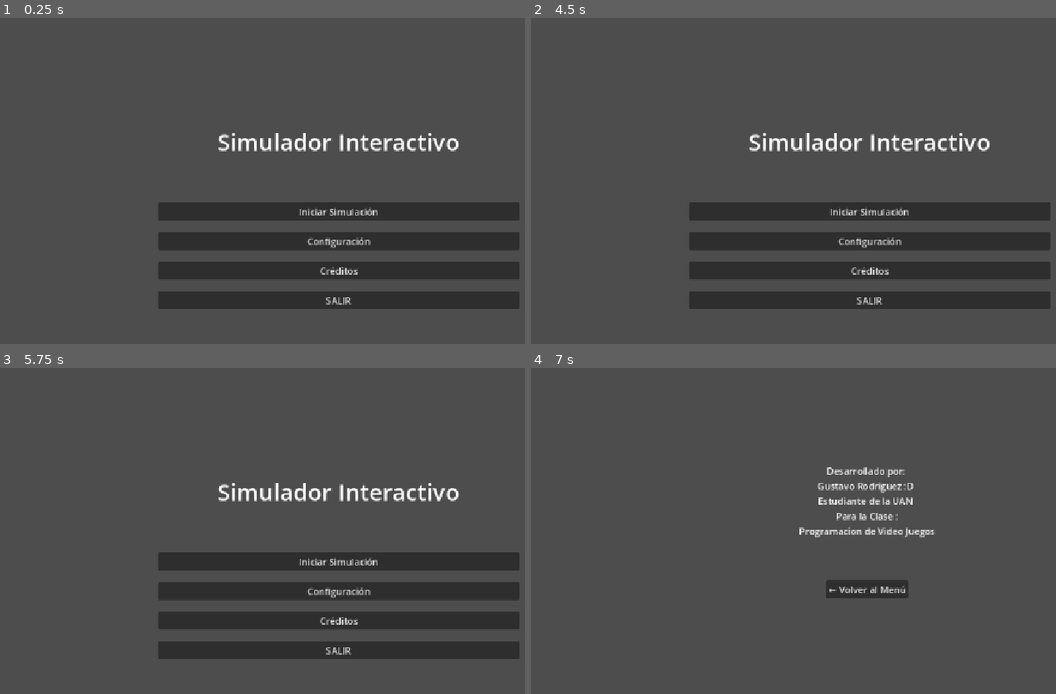
Above: before the commit, frames 1-4 (two rows, left to right).
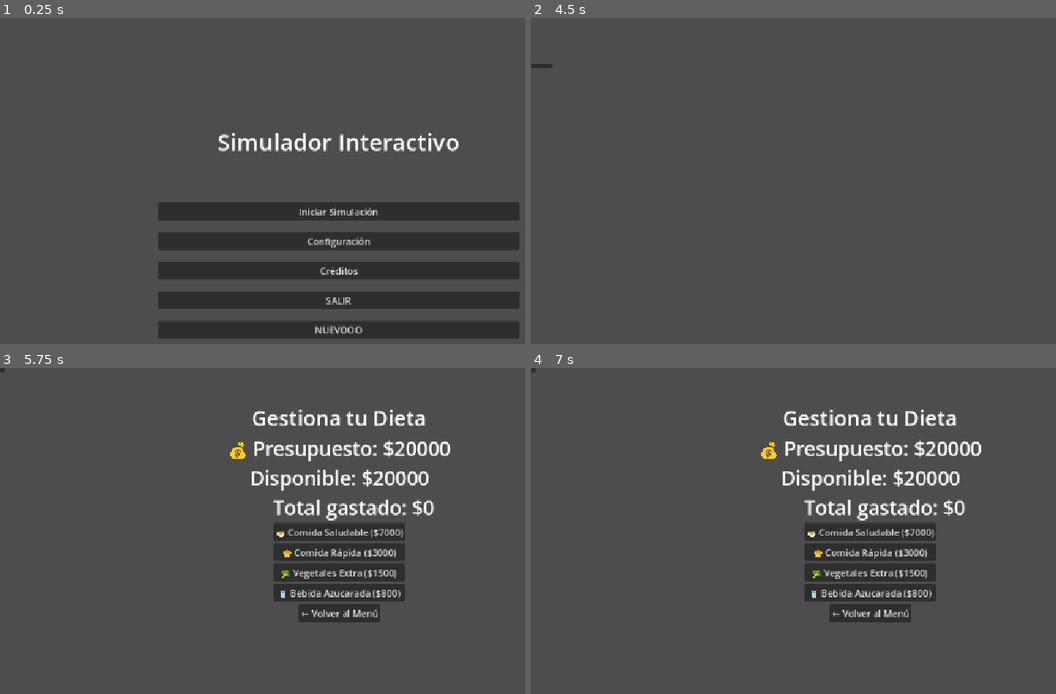
Above: after the commit, the same moments.

Repository: gustavo27715/taller1
Game: Godot game, scene res://src/core/main_app.tscn
The game is run twice, just before and just after one commit, with the same random seed, the same clock (stepped at 60 frames per second) and the same inputs.
Inputs (mouse positions are in pixels of both pictures, inside the frame that each line leads up to; where the layout moved, square brackets give the same spot in the first picture):
- Up to frame 1 (0.25 s): no input
- Up to frame 2 (4.5 s): click (872, 330) at 0.5 s, where only the run after the commit has a clickable "NUEVOOO"; click (861, 229) at 1.25 s, where only the run after the commit has a clickable "VOLVER"; click "Iniciar Simulación" at 2 s; click "← Volver al Menú" at 2.75 s; click "Iniciar Simulación" at 3.5 s; click (531, 21) [872, 262] at 4.25 s
- Up to frame 3 (5.75 s): click (10, 416) at 5.02 s
- Up to frame 4 (7 s): click (531, 371) at 5.77 s; click (541, 416) [872, 622] at 6.5 s

The runs differ from the first frame. In frame 1, 3.4% of the frame differs, in the area x 30-99%, y 93-99%; in frame 2, 15%; in frame 3, 20%, in the area x 0-99%, y 0-90%; in frame 4, 9.3%.
Error after the commit: Trying to assign value of type 'Label' to a variable of type 'Button'. (res://src/scenes/buying_process/purchase_invoice.gd:5)

Commit message:
feat: add gamification minigame and coupon reward system

Diff:
--- a/project.godot
+++ b/project.godot
@@ -25,6 +25,21 @@
 window/stretch/mode="canvas_items"
 window/stretch/aspect="expand"
 
+[input]
+
+move_left={
+"deadzone": 0.2,
+"events": [Object(InputEventKey,"resource_local_to_scene":false,"resource_name":"","device":-1,"window_id":0,"alt_pressed":false,"shift_pressed":false,"ctrl_pressed":false,"meta_pressed":false,"pressed":false,"keycode":0,"physical_keycode":4194319,"key_label":0,"unicode":0,"location":0,"echo":false,"script":null)
+, Object(InputEventKey,"resource_local_to_scene":false,"resource_name":"","device":-1,"window_id":0,"alt_pressed":false,"shift_pressed":false,"ctrl_pressed":false,"meta_pressed":false,"pressed":false,"keycode":0,"physical_keycode":65,"key_label":0,"unicode":97,"location":0,"echo":false,"script":null)
+]
+}
+move_right={
+"deadzone": 0.2,
+"events": [Object(InputEventKey,"resource_local_to_scene":false,"resource_name":"","device":-1,"window_id":0,"alt_pressed":false,"shift_pressed":false,"ctrl_pressed":false,"meta_pressed":false,"pressed":false,"keycode":0,"physical_keycode":4194321,"key_label":0,"unicode":0,"location":0,"echo":false,"script":null)
+, Object(InputEventKey,"resource_local_to_scene":false,"resource_name":"","device":-1,"window_id":0,"alt_pressed":false,"shift_pressed":false,"ctrl_pressed":false,"meta_pressed":false,"pressed":false,"keycode":0,"physical_keycode":68,"key_label":0,"unicode":100,"location":0,"echo":false,"script":null)
+]
+}
+
 [physics]
 
 3d/physics_engine="Jolt Physics"
--- a/src/core/event_bus.gd
+++ b/src/core/event_bus.gd
@@ -5,4 +5,5 @@
 signal base_selected(base_name: String)
 signal item_added(item_id: String)
 signal total_changed(new_total: int)
-signal budget_changed(remaining: int)   # ← ¿Existe?
+signal budget_changed(remaining: int)
+signal coupon_obtained(coupon: Dictionary)   # ← NUEVA
--- a/src/core/global_manager.gd
+++ b/src/core/global_manager.gd
@@ -15,11 +15,13 @@
 	"item_2": 0
 }
 
+var coupons: Array[Dictionary] = []
 var current_total: int = 0
 var monthly_budget: int = 20000      # 💰 Presupuesto mensual
 var remaining_budget: int = 20000    # 💰 Presupuesto restante
 
 func _ready() -> void:
+	EventBus.coupon_obtained.connect(_on_coupon_obtained)
 	EventBus.base_selected.connect(_on_base_selected)
 	EventBus.item_added.connect(_on_item_added)
 	_update_total()
@@ -34,6 +36,10 @@
 	selection[item_id] += 1
 	_update_total()
 
+func _on_coupon_obtained(coupon: Dictionary) -> void:
+	print("Cupón obtenido: ", coupon)
+	coupons.append(coupon)
+
 func _update_total() -> void:
 	current_total = 0
 	current_total += selection["base_1"] * prices["base_1"]
--- a/src/scenes/simulation/step_1_base.tscn
+++ b/src/scenes/buying_process/buy_panel.tscn
@@ -1,14 +1,14 @@
 [gd_scene format=3 uid="uid://ncf52k0cd3fo"]
 
-[ext_resource type="Script" uid="uid://i2nf083o33s6" path="res://src/scenes/simulation/step_1_base.gd" id="1_vfrwq"]
-[ext_resource type="PackedScene" uid="uid://dxfon1g3qkegv" path="res://src/components/navigation/button_nav.tscn" id="2_4s1qs"]
+[ext_resource type="Script" uid="uid://i2nf083o33s6" path="res://src/scenes/buying_process/buy_panel.gd" id="1_wtrvc"]
+[ext_resource type="PackedScene" uid="uid://dxfon1g3qkegv" path="res://src/components/navigation/button_nav.tscn" id="2_a5yq5"]
 
-[node name="Step1Base" type="Control" unique_id=709630109]
+[node name="BuyPanel" type="Control" unique_id=709630109]
 layout_mode = 3
 anchors_preset = 0
 offset_right = 40.0
 offset_bottom = 40.0
-script = ExtResource("1_vfrwq")
+script = ExtResource("1_wtrvc")
 
 [node name="VBoxContainer" type="VBoxContainer" parent="." unique_id=1980330590]
 propagate_maximum_size = false
@@ -71,9 +71,14 @@
 text = "🥤 Bebida Azucarada ($800)
 "
 
-[node name="BtnVolver" parent="VBoxContainer" unique_id=1890956143 instance=ExtResource("2_4s1qs")]
+[node name="BtnVolver" parent="VBoxContainer" unique_id=1890956143 instance=ExtResource("2_a5yq5")]
 layout_mode = 2
 size_flags_horizontal = 4
 size_flags_vertical = 4
 text = "← Volver al Menú"
 target_scene = "uid://bkoyuq350gray"
+
+[node name="BtnContinue" parent="." unique_id=1488614578 instance=ExtResource("2_a5yq5")]
+layout_mode = 0
+anchors_preset = 0
+target_scene = "uid://bbmyhinsxqk5v"
--- /dev/null
+++ b/src/scenes/buying_process/coupon_event.tscn
@@ -0,0 +1,42 @@
+[gd_scene format=3 uid="uid://ciujhoaln7odh"]
+
+[ext_resource type="PackedScene" uid="uid://dxfon1g3qkegv" path="res://src/components/navigation/button_nav.tscn" id="1_ogcrn"]
+
+[node name="CouponEvent" type="Control" unique_id=2016714536]
+layout_mode = 3
+anchors_preset = 15
+anchor_right = 1.0
+anchor_bottom = 1.0
+grow_horizontal = 2
+grow_vertical = 2
+
+[node name="VBoxContainer" type="VBoxContainer" parent="." unique_id=829146367]
+layout_mode = 1
+anchors_preset = 8
+anchor_left = 0.5
+anchor_top = 0.5
+anchor_right = 0.5
+anchor_bottom = 0.5
+offset_left = -34.5
+offset_top = -60.0
+offset_right = 34.5
+offset_bottom = 60.0
+grow_horizontal = 2
+grow_vertical = 2
+
+[node name="LblTitle" type="Label" parent="VBoxContainer" unique_id=843133305]
+layout_mode = 2
+
+[node name="LblInfo" type="Label" parent="VBoxContainer" unique_id=1629211127]
+layout_mode = 2
+
+[node name="ButtonNav" parent="VBoxContainer" unique_id=1890956143 instance=ExtResource("1_ogcrn")]
+layout_mode = 2
+size_flags_horizontal = 4
+text = "INICIAR"
+target_scene = "uid://df2hj7vgkx6ds"
+
+[node name="ButtonNav2" parent="VBoxContainer" unique_id=852020741 instance=ExtResource("1_ogcrn")]
+layout_mode = 2
+text = "VOLVER"
+target_scene = "uid://bkoyuq350gray"
--- /dev/null
+++ b/src/scenes/buying_process/purchase_invoice.gd
@@ -0,0 +1,42 @@
+extends Control
+
+@onready var lbl_subtotal: Label = $VBoxContainer/LblSubtotal
+@onready var lbl_coupon: Label = $VBoxContainer/LblCoupon
+@onready var btn_confirm: Button = $VBoxContainer/BtnConfirm
+
+func _ready() -> void:
+	btn_confirm.pressed.connect(_on_confirm)
+	_update_invoice()
+
+func _on_confirm() -> void:
+	pass
+
+func _update_invoice() -> void:
+	var base_name: String = GlobalManager.selection["base"]
+	var item_1_quantity: int = GlobalManager.selection["item_1"]
+	var item_2_quantity: int = GlobalManager.selection["item_2"]
+
+	var base_price: int = GlobalManager.prices[base_name]
+	var item_1_price: int = GlobalManager.prices["item_1"]
+	var item_2_price: int = GlobalManager.prices["item_2"]
+
+	var item_1_total: int = item_1_quantity * item_1_price
+	var item_2_total: int = item_2_quantity * item_2_price
+
+	lbl_subtotal.text = (
+        "BASE ELEGIDA: %s    $%d\n"
+		+ "INGREDIENTE 1: %d × $%d    $%d\n"
+		+ "INGREDIENTE 2: %d × $%d    $%d\n"
+		+ "--------------------------------\n"
+		+ "Subtotal: $%d"
+	) % [
+		base_name,
+		base_price,
+		item_1_quantity,
+		item_1_price,
+		item_1_total,
+		item_2_quantity,
+		item_2_price,
+		item_2_total,
+		GlobalManager.current_total
+	]
--- /dev/null
+++ b/src/scenes/buying_process/purchase_invoice.tscn
@@ -0,0 +1,35 @@
+[gd_scene format=3 uid="uid://bbmyhinsxqk5v"]
+
+[ext_resource type="Script" uid="uid://c83raxxsrdko7" path="res://src/scenes/buying_process/purchase_invoice.gd" id="1_lm570"]
+[ext_resource type="PackedScene" uid="uid://dxfon1g3qkegv" path="res://src/components/navigation/button_nav.tscn" id="2_xyxq8"]
+
+[node name="PurchaseInvoice" type="Control" unique_id=2093080043]
+layout_mode = 3
+anchors_preset = 15
+anchor_right = 1.0
+anchor_bottom = 1.0
+offset_left = -3.0
+offset_top = -2.0
+offset_right = -3.0
+offset_bottom = -2.0
+grow_horizontal = 2
+grow_vertical = 2
+script = ExtResource("1_lm570")
+
+[node name="VBoxContainer" type="VBoxContainer" parent="." unique_id=2123715224]
+layout_mode = 0
+offset_right = 40.0
+offset_bottom = 40.0
+
+[node name="LblSubtotal" type="Label" parent="VBoxContainer" unique_id=964284307]
+layout_mode = 2
+
+[node name="LblCoupon" type="Label" parent="VBoxContainer" unique_id=1273108424]
+layout_mode = 2
+
+[node name="BtnConfirm" type="Label" parent="VBoxContainer" unique_id=1296662910]
+layout_mode = 2
+
+[node name="BtnBack" parent="VBoxContainer" unique_id=1890956143 instance=ExtResource("2_xyxq8")]
+layout_mode = 2
+target_scene = "uid://ncf52k0cd3fo"
--- /dev/null
+++ b/src/scenes/gamification/coupon_game.gd
@@ -0,0 +1,56 @@
+extends Node2D
+
+@export var target_items: int = 10
+@export var max_spawned_items: int = 15
+@export var coupon_value: int = 5000
+@export var coupon_minimum_value: int = 9000
+
+@onready var objective: Label = $CanvasLayer/Objective
+@onready var result_panel: Control = $CanvasLayer/ResultPanel
+@onready var result_label: Label = $CanvasLayer/ResultPanel/ResultLabel
+
+var current_spawned_items: int = 0
+var collected_items: int = 0
+var game_finished: bool = false
+
+func _ready() -> void:
+	var spawners: Array = get_tree().get_nodes_in_group("spawner")
+	for spawn in spawners:
+		spawn.spawned_item.connect(_on_item_spawned)
+	objective.text = "Ingredientes: %d / %d" % [collected_items, target_items]
+
+func _on_item_spawned() -> void:
+	current_spawned_items += 1
+	if current_spawned_items > max_spawned_items:
+		lose_game()
+
+func _on_player_collected_food() -> void:
+	collected_items += 1
+	objective.text = "Ingredientes: %d / %d" % [collected_items, target_items]
+	if collected_items >= target_items:
+		win_game()
+
+func win_game() -> void:
+	if game_finished: return
+	clean_game()
+	var coupon: Dictionary = {
+		"value": coupon_value,
+		"minimum_purchase": coupon_minimum_value
+	}
+	EventBus.coupon_obtained.emit(coupon)
+	result_label.text = "¡Cupón obtenido: $%d!" % coupon_value
+	result_panel.show()
+
+func lose_game() -> void:
+	if game_finished: return
+	clean_game()
+	result_label.text = "No obtuviste el cupón."
+	result_panel.show()
+
+func clean_game() -> void:
+	if game_finished: return
+	game_finished = true
+	var spawners: Array = get_tree().get_nodes_in_group("spawner")
+	for spawn in spawners:
+		spawn.queue_free()
+	$Player.queue_free()
--- /dev/null
+++ b/src/scenes/gamification/coupon_game.tscn
@@ -0,0 +1,157 @@
+[gd_scene format=3 uid="uid://df2hj7vgkx6ds"]
+
+[ext_resource type="Script" uid="uid://cegmxdp3ecpa2" path="res://src/scenes/gamification/coupon_game.gd" id="1_04lhb"]
+[ext_resource type="Texture2D" uid="uid://cteer6mjawiug" path="res://alienGreen_suit.png" id="1_fmnlb"]
+[ext_resource type="PackedScene" uid="uid://dxfon1g3qkegv" path="res://src/components/navigation/button_nav.tscn" id="1_oxamv"]
+[ext_resource type="Script" uid="uid://c72uyv6vnwuut" path="res://src/scenes/gamification/player.gd" id="2_3tfhq"]
+[ext_resource type="Texture2D" uid="uid://buj631qcguftf" path="res://src/scenes/gamification/assets/elementStone051.png" id="2_pcwwn"]
+[ext_resource type="Script" uid="uid://coxqpjiswxtfe" path="res://src/scenes/gamification/spawner.gd" id="3_04lhb"]
+[ext_resource type="PackedScene" uid="uid://vrxwbtl1g7ki" path="res://src/scenes/gamification/falling_food.tscn" id="5_1u2kp"]
+[ext_resource type="Texture2D" uid="uid://movcdnfk1my3" path="res://src/scenes/gamification/assets/alienBeige_round.png" id="5_ikb2h"]
+
+[sub_resource type="RectangleShape2D" id="RectangleShape2D_gpdgb"]
+size = Vector2(64, 64)
+
+[sub_resource type="RectangleShape2D" id="RectangleShape2D_mbmut"]
+size = Vector2(158, 20)
+
+[sub_resource type="RectangleShape2D" id="RectangleShape2D_e2r5q"]
+size = Vector2(521.3407, 26.410652)
+
+[sub_resource type="RectangleShape2D" id="RectangleShape2D_3tfhq"]
+size = Vector2(521.3407, 26.410652)
+
+[sub_resource type="RectangleShape2D" id="RectangleShape2D_ikb2h"]
+size = Vector2(721, 20)
+
+[node name="CouponGame" type="Node2D" unique_id=794875141]
+script = ExtResource("1_04lhb")
+
+[node name="Player" type="CharacterBody2D" parent="." unique_id=1606466512]
+script = ExtResource("2_3tfhq")
+
+[node name="Sprite2D" type="Sprite2D" parent="Player" unique_id=816979688]
+position = Vector2(583, 465)
+texture = ExtResource("1_fmnlb")
+
+[node name="CollisionShape2D" type="CollisionShape2D" parent="Player" unique_id=1399604316]
+position = Vector2(583, 465)
+shape = SubResource("RectangleShape2D_gpdgb")
+
+[node name="AreaRecolect" type="Area2D" parent="Player" unique_id=293998823]
+
+[node name="Sprite2D" type="Sprite2D" parent="Player/AreaRecolect" unique_id=890059157]
+position = Vector2(582, 418)
+rotation = -0.0044257045
+scale = Vector2(2.308389, 0.20232892)
+texture = ExtResource("5_ikb2h")
+
+[node name="CollisionShape2D" type="CollisionShape2D" parent="Player/AreaRecolect" unique_id=1551389181]
+position = Vector2(582, 417)
+shape = SubResource("RectangleShape2D_mbmut")
+
+[node name="Walls" type="Area2D" parent="." unique_id=448718816 groups=["walls"]]
+disable_mode = 1
+
+[node name="CollisionShape2D" type="CollisionShape2D" parent="Walls" unique_id=1038668654]
+position = Vector2(990.11304, 238.69145)
+rotation = -1.1117108
+scale = Vector2(1.1466709, 1.6848348)
+skew = -0.29302502
+shape = SubResource("RectangleShape2D_e2r5q")
+
+[node name="CollisionShape2D2" type="CollisionShape2D" parent="Walls" unique_id=1133184180 groups=["walls"]]
+position = Vector2(252, 239.00003)
+rotation = -1.865757
+scale = Vector2(1, 1.3600004)
+shape = SubResource("RectangleShape2D_3tfhq")
+
+[node name="Sprite2D3" type="Sprite2D" parent="Walls" unique_id=1338890191]
+position = Vector2(932.31915, 356.0965)
+rotation = 2.0213516
+scale = Vector2(3.858601, 0.30719945)
+texture = ExtResource("2_pcwwn")
+
+[node name="Sprite2D2" type="Sprite2D" parent="Walls" unique_id=1024136308 groups=["walls"]]
+position = Vector2(295.18082, 400.631)
+rotation = 1.29085
+scale = Vector2(3.8777428, 0.30719945)
+texture = ExtResource("2_pcwwn")
+
+[node name="Floor" type="Area2D" parent="." unique_id=1757984038 groups=["floor"]]
+
+[node name="CollisionShape2D" type="CollisionShape2D" parent="Floor" unique_id=2091268505 groups=["floor"]]
+position = Vector2(893.5, 534)
+shape = SubResource("RectangleShape2D_ikb2h")
+
+[node name="Sprite2D" type="Sprite2D" parent="Floor" unique_id=1475645981]
+position = Vector2(612.5, 534.25)
+scale = Vector2(5.85, 0.23928504)
+texture = ExtResource("2_pcwwn")
+
+[node name="Spawner" type="Node2D" parent="." unique_id=1370388455 groups=["spawner"]]
+position = Vector2(696, 49)
+script = ExtResource("3_04lhb")
+max_active_items = 3
+collectable_scene = ExtResource("5_1u2kp")
+
+[node name="Timer" type="Timer" parent="Spawner" unique_id=1938679047]
+
+[node name="Spawner2" type="Node2D" parent="." unique_id=601289919 groups=["spawner"]]
+position = Vector2(606, 80)
+script = ExtResource("3_04lhb")
+collectable_scene = ExtResource("5_1u2kp")
+
+[node name="Timer" type="Timer" parent="Spawner2" unique_id=970035538]
+
+[node name="Spawner3" type="Node2D" parent="." unique_id=2052896585 groups=["spawner"]]
+position = Vector2(555, 36)
+script = ExtResource("3_04lhb")
+max_active_items = 3
+collectable_scene = ExtResource("5_1u2kp")
+
+[node name="Timer" type="Timer" parent="Spawner3" unique_id=1044741207]
+
+[node name="CanvasLayer" type="CanvasLayer" parent="." unique_id=1616956677]
+
+[node name="Objective" type="Label" parent="CanvasLayer" unique_id=1718245744]
+offset_left = 548.0
+offset_top = 6.0
+offset_right = 696.0
+offset_bottom = 29.0
+text = "Ingredientes: 0 / 10"
+
+[node name="BtnBack" parent="CanvasLayer" unique_id=1890956143 instance=ExtResource("1_oxamv")]
+offset_left = 482.0
+offset_top = 583.0
+offset_right = -470.0
+offset_bottom = -8.0
+text = "Volver
+"
+target_scene = "uid://ciujhoaln7odh"
+
+[node name="ResultPanel" type="Panel" parent="CanvasLayer" unique_id=2009725956]
+visible = false
+offset_left = 353.0
+offset_top = 11.0
+offset_right = 393.0
+offset_bottom = 51.0
+
+[node name="BtnReturn" parent="CanvasLayer/ResultPanel" unique_id=1773284129 instance=ExtResource("1_oxamv")]
+layout_mode = 1
+offset_left = 41.0
+offset_top = 572.0
+offset_right = 9.0
+offset_bottom = 540.0
+target_scene = "uid://ciujhoaln7odh"
+
+[node name="ResultLabel" type="Label" parent="CanvasLayer/ResultPanel" unique_id=1649238475]
+layout_mode = 0
+offset_left = 189.0
+offset_top = 177.0
+offset_right = 337.0
+offset_bottom = 226.0
+text = "¡Cupón obtenido!
+"
+
+[connection signal="collected_food" from="Player" to="." method="_on_player_collected_food"]
--- /dev/null
+++ b/src/scenes/gamification/falling_food.gd
@@ -0,0 +1,10 @@
+extends RigidBody2D
+
+
+func _ready() -> void:
+	body_entered.connect(_on_body_entered)
+
+
+func _on_body_entered(body: Node) -> void:
+	if body.is_in_group("floor"):
+		queue_free()
--- /dev/null
+++ b/src/scenes/gamification/falling_food.tscn
@@ -0,0 +1,22 @@
+[gd_scene format=3 uid="uid://vrxwbtl1g7ki"]
+
+[ext_resource type="Texture2D" uid="uid://l74e2esjcbrv" path="res://src/scenes/gamification/assets/starGold.png" id="1_0wghw"]
+[ext_resource type="Script" uid="uid://tebwey3qlfrl" path="res://src/scenes/gamification/falling_food.gd" id="1_bg144"]
+
+[sub_resource type="PhysicsMaterial" id="PhysicsMaterial_vxgbt"]
+bounce = 0.9
+
+[sub_resource type="CircleShape2D" id="CircleShape2D_bg144"]
+radius = 32.0
+
+[node name="FallingFood" type="RigidBody2D" unique_id=85995023 groups=["collectable"]]
+physics_material_override = SubResource("PhysicsMaterial_vxgbt")
+contact_monitor = true
+max_contacts_reported = 7
+script = ExtResource("1_bg144")
+
+[node name="Sprite2D" type="Sprite2D" parent="." unique_id=2132512971 groups=["collectable"]]
+texture = ExtResource("1_0wghw")
+
+[node name="CollisionShape2D" type="CollisionShape2D" parent="." unique_id=1233948505]
+shape = SubResource("CircleShape2D_bg144")
--- /dev/null
+++ b/src/scenes/gamification/player.gd
@@ -0,0 +1,23 @@
+extends CharacterBody2D
+
+signal collected_food
+
+@export var speed: float = 300.0
+
+func _ready() -> void:
+	$AreaRecolect.body_entered.connect(_on_collect_area_body_entered)
+
+func _physics_process(_delta: float) -> void:
+	var direction := Input.get_axis("move_left", "move_right")
+	velocity.x = direction * speed
+	move_and_slide()
+
+	# Debug: mostrar colisiones
+	for i in get_slide_collision_count():
+		var col = get_slide_collision(i)
+		print("Chocando con: ", col.get_collider().name)
+
+func _on_collect_area_body_entered(body: Node2D) -> void:
+	if body.is_in_group("collectable"):
+		collected_food.emit()
+		body.queue_free()
--- /dev/null
+++ b/src/scenes/gamification/spawner.gd
@@ -0,0 +1,52 @@
+extends Node2D
+signal spawned_item
+
+@export var max_active_items: int = 10
+@export var spawn_interval: float = 1.0
+@export var collectable_scene: PackedScene
+@export var use_parabola: bool = false
+
+@onready var timer: Timer = $Timer
+
+var active_items: int = 0
+
+
+func _ready() -> void:
+	timer.wait_time = spawn_interval
+	timer.timeout.connect(_on_spawn_timer_timeout)
+	timer.start()
+
+
+func _on_spawn_timer_timeout() -> void:
+	if active_items >= max_active_items:
+		return
+	# Emitir señal de spawn al manager
+	spawned_item.emit()
+	var spawn_position := global_position# + Vector2(
+		#randi_range(-50, 50),
+		#randi_range(-10, 10)
+	#)
+
+	if use_parabola:
+		spawn_from_side(
+			spawn_position,
+			Vector2(1 * randi_range(-400,400), -250)
+		)
+	else:
+		spawn_item(spawn_position)
+
+
+func spawn_item(spawn_position: Vector2) -> void:
+	var item := collectable_scene.instantiate()
+	item.global_position = spawn_position
+	item.apply_central_impulse(Vector2(0,-100))
+	get_parent().add_child(item)
+	active_items += 1
+
+
+func spawn_from_side(spawn_position: Vector2, impulse: Vector2) -> void:
+	var item := collectable_scene.instantiate()
+	item.global_position = spawn_position
+	get_parent().add_child(item)
+	item.apply_central_impulse(impulse)
+	active_items += 1
--- a/src/scenes/menu/menu_panel.tscn
+++ b/src/scenes/menu/menu_panel.tscn
@@ -52,3 +52,9 @@
 layout_mode = 2
 text = "SALIR"
 target_scene = "uid://c1wrhnf2xr6sd"
+
+[node name="ButtonNav" parent="VBoxMenu" unique_id=61396873 instance=ExtResource("2_o25ln")]
+layout_mode = 2
+text = "NUEVOOO
+"
+target_scene = "uid://ciujhoaln7odh"
Binary file added: alienGreen_suit.png
Renamed: src/scenes/simulation/step_1_base.gd -> src/scenes/buying_process/buy_panel.gd
Renamed: src/scenes/simulation/step_1_base.gd.uid -> src/scenes/buying_process/buy_panel.gd.uid
Not shown, added: src/scenes/buying_process/purchase_invoice.gd.uid
Binary file added: src/scenes/gamification/assets/alienBeige_round.png
Binary file added: src/scenes/gamification/assets/alienGreen_suit.png
Binary file added: src/scenes/gamification/assets/elementStone051.png
Binary file added: src/scenes/gamification/assets/starGold.png
Not shown, added: src/scenes/gamification/coupon_game.gd.uid
Not shown, added: src/scenes/gamification/falling_food.gd.uid
Not shown, added: src/scenes/gamification/player.gd.uid
Not shown, added: src/scenes/gamification/spawner.gd.uid
